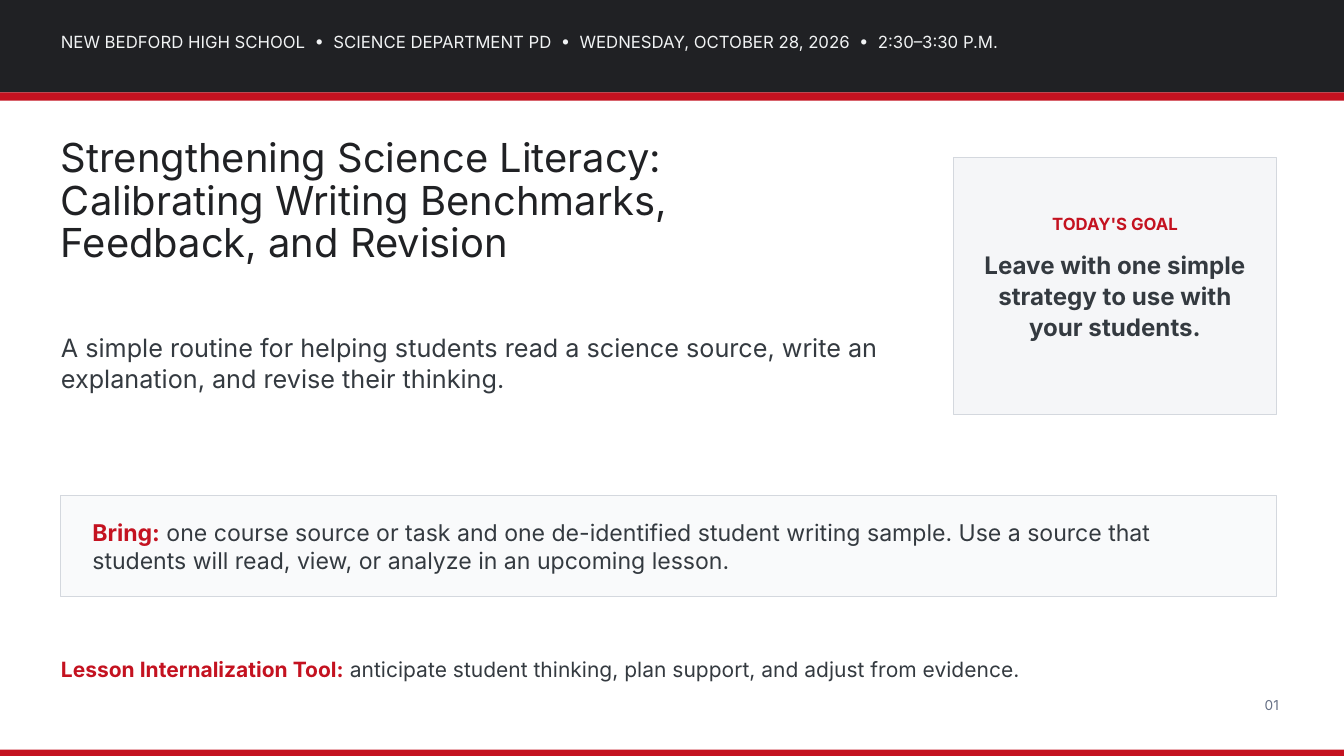
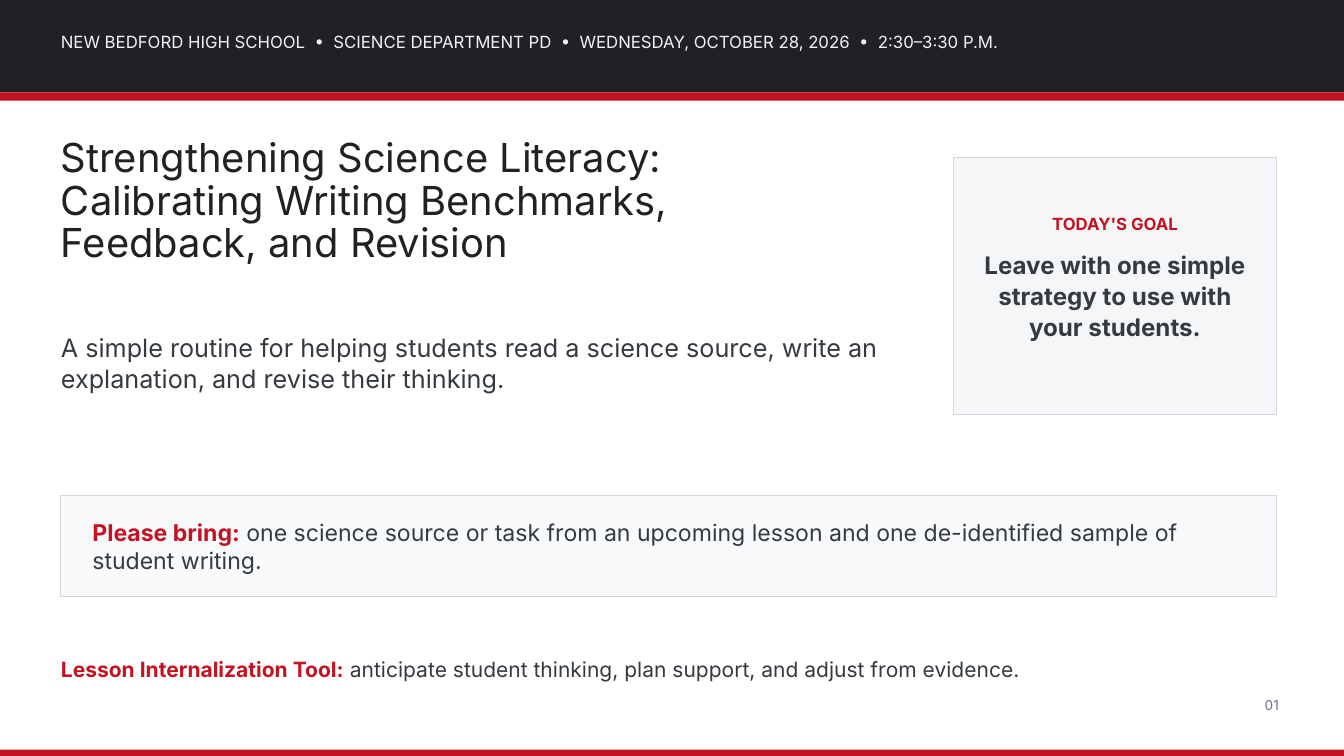
Before and after one commit to nbhs-science/nbhs-science, a slide deck: slide 1 of assets/plc/2026-10-28_Science_Department_PD_Strengthening_Science_Literacy.pptx. Drawn at 1344x756 pixels with LibreOffice and Linux fonts; fonts in the diff are those of the drawing. Boxes give left, top, right and bottom in pixels: in the first picture for what was removed or moved away, otherwise in the second. Text is boxed around its words. In the diff, an @@ line names an element or a change of style, - is before the commit and + after.

Commit message:
Refine Oct. 28 PD cover wording
Use concise, professional course-neutral language for the teacher bring list on the first slide.

```diff
--- a/assets/plc/2026-10-28_Science_Department_PD_Strengthening_Science_Literacy.pptx
+++ b/assets/plc/2026-10-28_Science_Department_PD_Strengthening_Science_Literacy.pptx
@@ text at box(92, 523, 1177, 574): text changed @@
-Bring: one course source or task and one de-identified student writing sample. Use a source that students will read, view, or analyze in an upcoming lesson.
+Please bring: one science source or task from an upcoming lesson and one de-identified sample of student writing.
```
